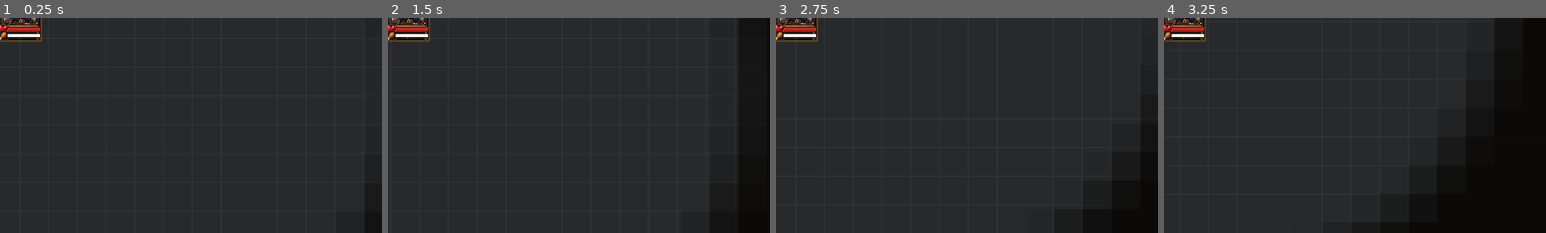
Above: before the commit, frames 1-4 (left to right).
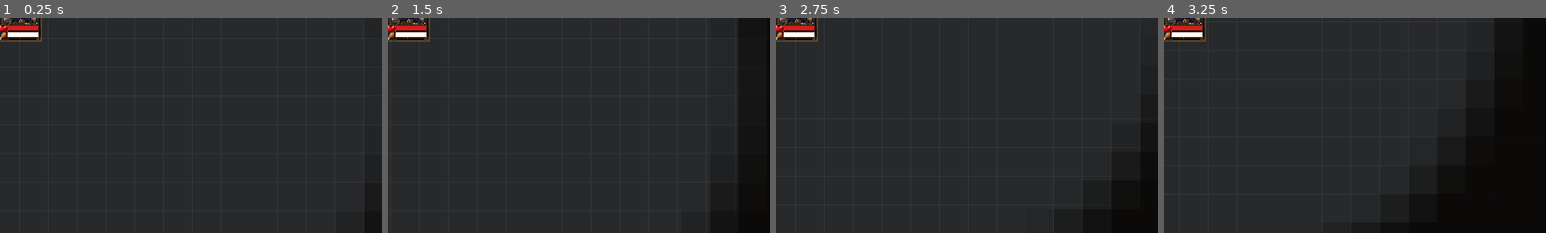
Above: after the commit, the same moments.

Repository: wchichura-maker/dnd
Game: Godot game, scene res://scenes/Main.tscn
Same seed, same stepped clock (60 frames per second), same inputs: the game is played once before the commit and once after it.
Inputs (mouse positions are % of the whole screen's width and height, from its top left):
- Up to frame 1 (0.25 s): no input
- Up to frame 2 (1.5 s): click (4, 8) at 0.5 s; tap Enter at 1.25 s; move the mouse to (72, 45) at 1.27 s; hold D from 1.28 s (still down); tap I at 1.35 s; click (72, 45) at 1.42 s
- Up to frame 3 (2.75 s): tap Space at 1.52, 2.27 s; move the mouse to (30, 55) at 2.02 s; release D at 2.03 s; hold S from 2.03 s (still down); tap 1 at 2.1 s
- Up to frame 4 (3.25 s): move the mouse to (60, 28) at 2.77 s; release S at 2.78 s; hold D from 2.78 s (still down); tap 2 at 2.85 s
The pictures show only the part of the screen within x 1-51%, y 8-58%; the shares and areas given below are measured in that part.

The runs differ from the first frame. In frame 1, 0.2% of the frame differs, in the area x 2-11%, y 3-9%; in frame 2, 0.2%; in frame 3, 0.2%; in frame 4, 0.2%.

Commit message:
Align PartyPortrait HP and hunger bars

Diff:
--- a/godot/scenes/PartyHUD.tscn
+++ b/godot/scenes/PartyHUD.tscn
@@ -51,29 +51,31 @@
 
 [node name="HPBar" type="Control" parent="PartyPortrait"]
 offset_left = 15.0
-offset_top = 64.0
-offset_right = 69.0
-offset_bottom = 70.0
+offset_top = 62.0
+offset_right = 67.0
+offset_bottom = 69.0
 mouse_filter = 2
 script = ExtResource("3_bar")
 resource_type = "HP"
 fill_color = Color(0.85, 0.12, 0.10, 1)
 low_fill_color = Color(0.85, 0.12, 0.10, 1)
 critical_fill_color = Color(0.85, 0.12, 0.10, 1)
-z_index = 3
+z_as_relative = false
+z_index = 30
 
 [node name="FoodBar" type="Control" parent="PartyPortrait"]
 offset_left = 15.0
-offset_top = 75.0
-offset_right = 69.0
-offset_bottom = 81.0
+offset_top = 73.0
+offset_right = 67.0
+offset_bottom = 80.0
 mouse_filter = 2
 script = ExtResource("3_bar")
 resource_type = "FOOD"
 fill_color = Color(1, 1, 1, 1)
 low_fill_color = Color(1, 1, 1, 1)
 critical_fill_color = Color(1, 1, 1, 1)
-z_index = 3
+z_as_relative = false
+z_index = 30
 
 [node name="HPIcon" type="TextureRect" parent="PartyPortrait"]
 offset_left = 0.0
@@ -85,7 +87,7 @@
 expand_mode = 1
 stretch_mode = 0
 mouse_filter = 2
-z_index = 4
+z_index = 40
 
 [node name="FoodIcon" type="TextureRect" parent="PartyPortrait"]
 offset_left = 0.0
@@ -97,7 +99,7 @@
 expand_mode = 1
 stretch_mode = 0
 mouse_filter = 2
-z_index = 4
+z_index = 40
 
 [node name="LevelBadge" type="Label" parent="PartyPortrait"]
 offset_left = 2.0
@@ -110,7 +112,7 @@
 horizontal_alignment = 1
 vertical_alignment = 1
 mouse_filter = 2
-z_index = 5
+z_index = 50
 
 [node name="SelectionOverlay" type="Panel" parent="PartyPortrait"]
 offset_right = 72.0
@@ -118,7 +120,7 @@
 mouse_filter = 2
 visible = false
 theme_override_styles/panel = SubResource("SelectionStyle")
-z_index = 6
+z_index = 60
 
 [node name="ClickTarget" type="Button" parent="PartyPortrait"]
 offset_right = 72.0
@@ -130,4 +132,4 @@
 theme_override_colors/font_color = Color(1, 1, 1, 0)
 theme_override_colors/font_hover_color = Color(1, 1, 1, 0)
 theme_override_colors/font_pressed_color = Color(1, 1, 1, 0)
-z_index = 7
+z_index = 70
